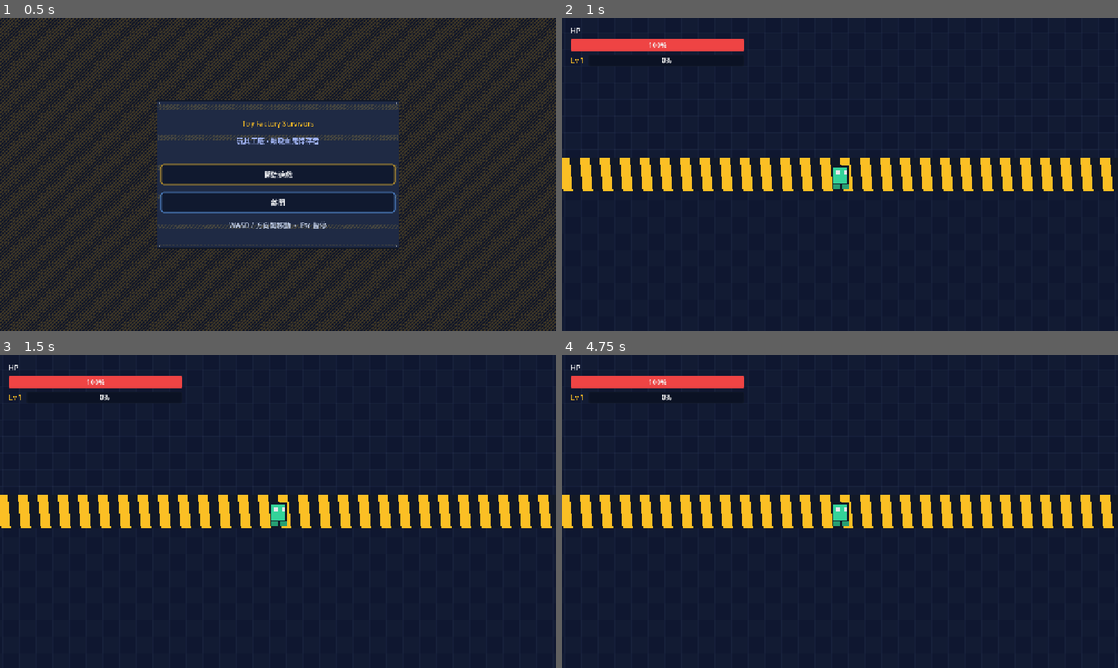
Above: before the commit, frames 1-4 (two rows, left to right).
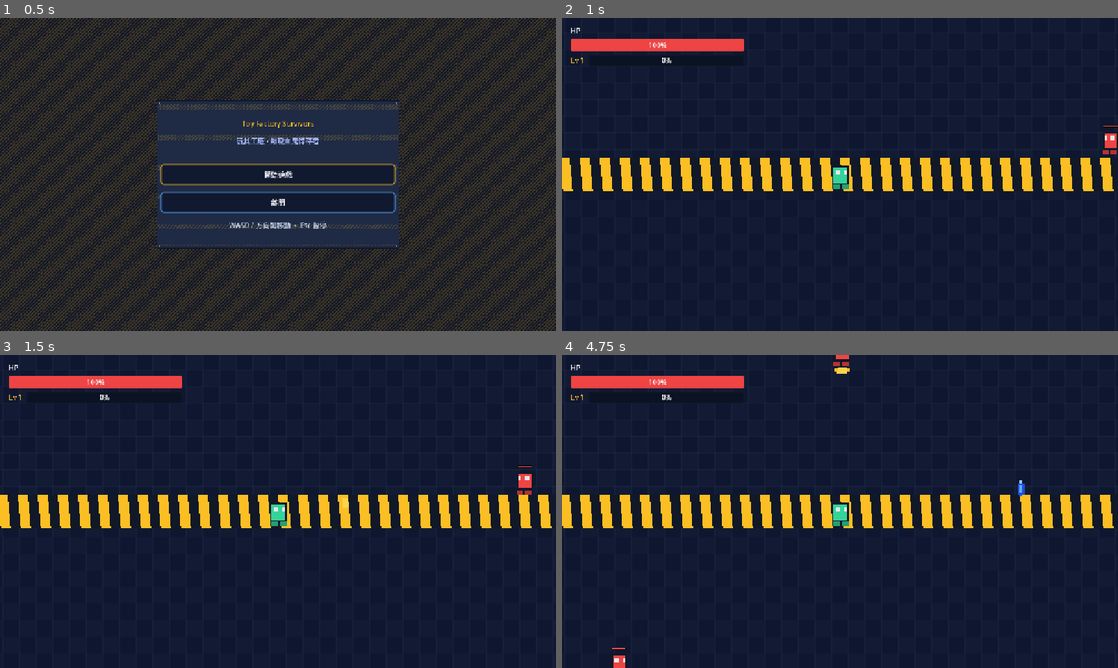
Above: after the commit, the same moments.

Repository: bluetch/toy-factory-survivors
Game: Godot game, scene res://scenes/Main.tscn
Two runs of this game, one before a commit and one after it. Both use one fixed random seed, a clock stepped at 60 frames per second and the inputs below.
Inputs:
- Up to frame 1 (0.5 s): no input
- Up to frame 2 (1 s): click "開始遊戲" at 0.5 s
- Up to frame 3 (1.5 s): no input
- Up to frame 4 (4.75 s): no input

Frame 1 is identical in both runs. In frame 2, 0.1% of the frame differs, in the area x 97-100%, y 34-44%; in frame 3, 0.2%; in frame 4, 0.3%, in the area x 9-84%, y 0-100%.
Error before the commit: Trying to assign value of type 'CanvasLayer' to a variable of type 'CanvasItem'. (res://scripts/game.gd:8)

Commit message:
Fix HUD variable type for Godot 4.6
Made-with: Cursor

Diff:
--- a/scripts/game.gd
+++ b/scripts/game.gd
@@ -5,7 +5,7 @@
 @onready var player: CharacterBody2D = $World/Player
 @onready var enemy_manager: Node = $World/EnemyManager
 @onready var camera: Camera2D = $World/Camera2D
-@onready var hud: CanvasItem = $HUD
+@onready var hud: CanvasLayer = $HUD
 
 func _ready() -> void:
 	camera.position = player.position
